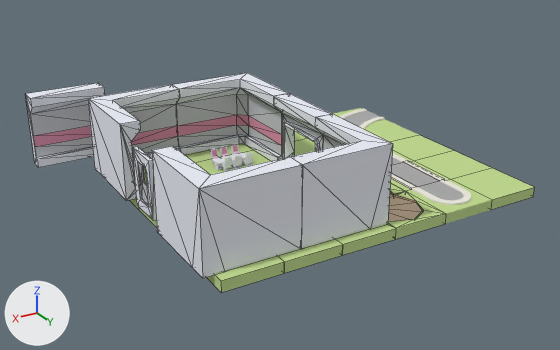
A saved change to the Blender file assets/kitchen.blend.
One viewpoint serves both versions: a 50 mm lens placed at (20.9, 30.5, 16.8), pointed at (1.4, -2.1, 0.5). Lighting does not change. The marker at lower left points along +X, +Y and +Z. Mesh edges are drawn as thin lines on the coarser meshes.

Script lines for the objects in view, before the commit:
```python
ob_0_4 = bpy.data.objects.new('0,4', me_mesh1_group1_model_005)
ob_0_4.location = (-9.0, 3.0, 0.0)
ob_0_4.rotation_euler = (1.571, 0.0, 0.0)  # degrees (90, 0, 0)
ob_mesh1_group1_model_000 = bpy.data.objects.new('Mesh1 Group1 Model.000', me_mesh1_group1_model_024)
ob_mesh1_group1_model_000.location = (4.75, -8.08, 0.5)
ob_mesh1_group1_model_000.rotation_euler = (1.571, 0.0, 1.571)  # degrees (90, 0, 90)
ob_mesh1_group1_model_000.scale = (4.0, 4.0, 4.0)
ob_mesh1_group1_model_003 = bpy.data.objects.new('Mesh1 Group1 Model.003', me_mesh1_group1_model_028)
ob_mesh1_group1_model_003.location = (9.49, -3.33, 0.5)
ob_mesh1_group1_model_003.rotation_euler = (1.571, 0.0, 3.142)  # degrees (90, 0, 180)
ob_mesh1_group1_model_003.scale = (4.0, 4.0, 4.0)
ob_mesh1_group1_model_025 = bpy.data.objects.new('Mesh1 Group1 Model.025', me_mesh1_group1_model_025)
ob_mesh1_group1_model_025.location = (12.08, -10.55, 0.5)
ob_mesh1_group1_model_025.rotation_euler = (1.571, 0.0, 1.571)  # degrees (90, 0, 90)
ob_mesh1_group1_model_025.scale = (4.0, 4.0, 4.0)
# also in view: '4,4.001' at (4.5, 4.5, 0.3); '0,2' at (-7.5, -1.5, 0.3); '1,4' at (-4.5, 4.5, 0.3); '0,3' at (-7.5, 1.5, 0.3); '0,0' at (-7.5, -7.5, 0.3)
```
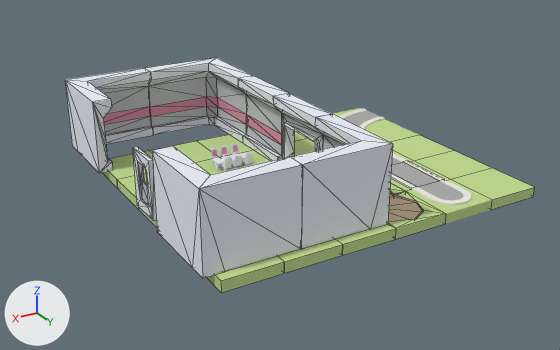
Patch to the scene script:
```diff
--- a/assets/kitchen.blend.py
+++ b/assets/kitchen.blend.py
@@ ob_mesh1_group1_model_025 @@
 ob_mesh1_group1_model_025 = bpy.data.objects.new('Mesh1 Group1 Model.025', me_mesh1_group1_model_025)
-ob_mesh1_group1_model_025.location = (12.08, -10.55, 0.5)
-ob_mesh1_group1_model_025.rotation_euler = (1.571, 0.0, 1.571)  # degrees (90, 0, 90)
+ob_mesh1_group1_model_025.location = (0.0, -7.36, 0.5)
+ob_mesh1_group1_model_025.rotation_euler = (1.571, 0.0, 0.0)  # degrees (90, 0, 0)
 ob_mesh1_group1_model_025.scale = (4.0, 4.0, 4.0)
@@ ob_mesh1_group1_model_000 @@
 ob_mesh1_group1_model_000 = bpy.data.objects.new('Mesh1 Group1 Model.000', me_mesh1_group1_model_024)
-ob_mesh1_group1_model_000.location = (4.75, -8.08, 0.5)
+ob_mesh1_group1_model_000.location = (4.75, -12.08, 0.5)
 ob_mesh1_group1_model_000.rotation_euler = (1.571, 0.0, 1.571)  # degrees (90, 0, 90)
@@ ob_mesh1_group1_model_003 @@
 ob_mesh1_group1_model_003 = bpy.data.objects.new('Mesh1 Group1 Model.003', me_mesh1_group1_model_028)
-ob_mesh1_group1_model_003.location = (9.49, -3.33, 0.5)
+ob_mesh1_group1_model_003.location = (9.49, -7.34, 0.5)
 ob_mesh1_group1_model_003.rotation_euler = (1.571, 0.0, 3.142)  # degrees (90, 0, 180)
```

Pixel boxes (x1, y1, x2, y2) of what changed, in the pictures (560 x 350 px):
'Mesh1 Group1 Model.000', moved
    before: (173, 73, 290, 161)
    after: (145, 58, 253, 142)
'Mesh1 Group1 Model.003', moved
    before: (88, 85, 181, 200)
    after: (65, 68, 153, 173)
'Mesh1 Group1 Model.025', moved, turned
    before: (26, 83, 105, 168)
    after: (238, 76, 289, 161)
